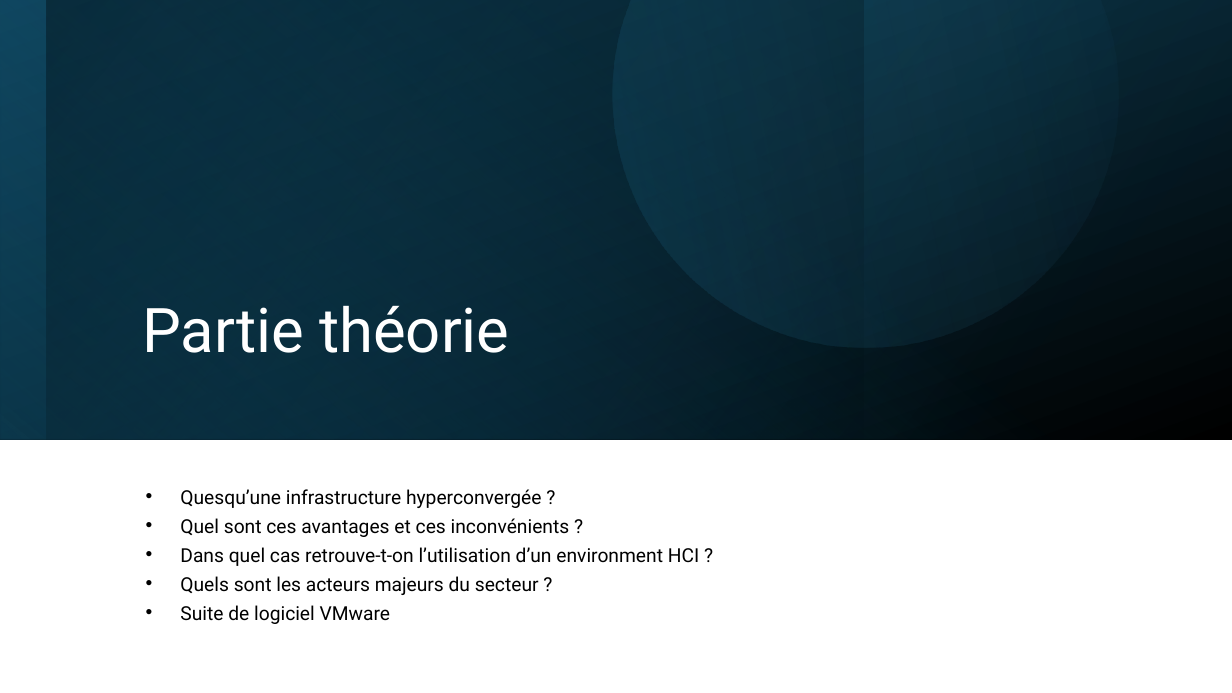
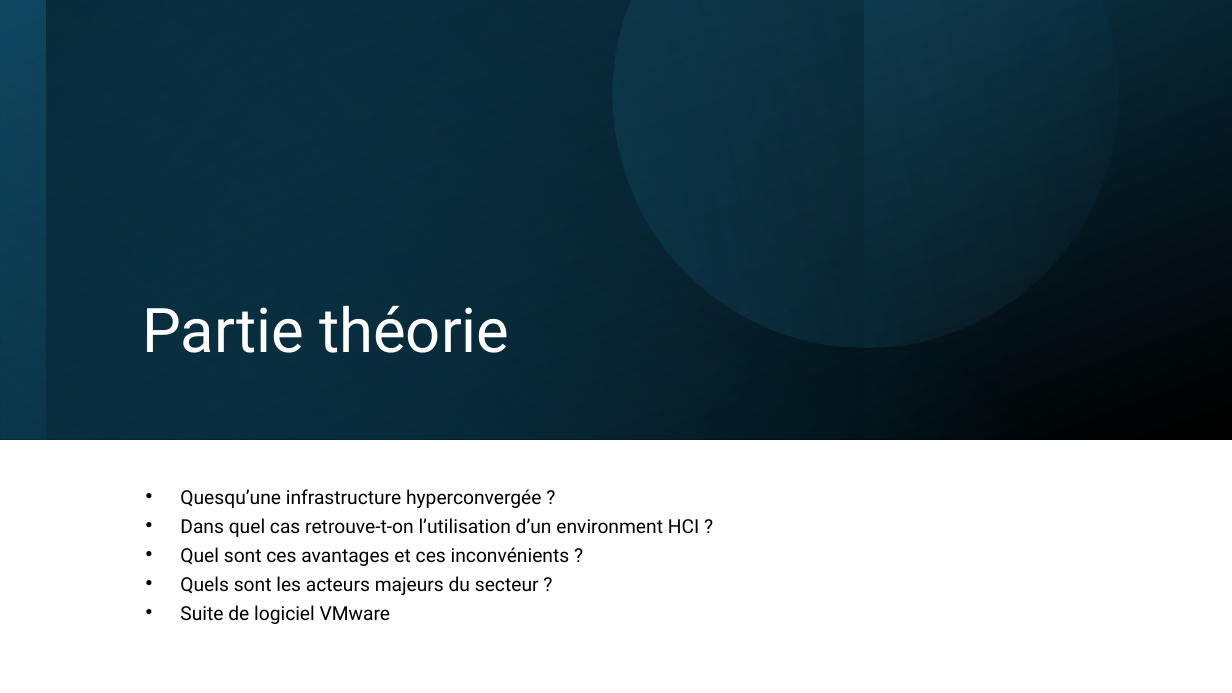
Before and after one commit to Vinc1347900/Stage_Henallux, a slide deck: slide 5 of TFE/DHAIMI_Vincent_PP_TFE.pptx. Drawn at 1232x693 pixels with LibreOffice and Linux fonts; fonts in the diff are those of the drawing. Boxes give left, top, right and bottom in pixels: in the first picture for what was removed or moved away, otherwise in the second. Text is boxed around its words. In the diff, an @@ line names an element or a change of style, - is before the commit and + after.

```diff
--- a/TFE/DHAIMI_Vincent_PP_TFE.pptx
+++ b/TFE/DHAIMI_Vincent_PP_TFE.pptx
@@ text at [180,518,699,537]: paragraph added @@
+• Dans quel cas retrouve-t-on l’utilisation d’un environment HCI ?
@@ text at [180,547,699,566]: paragraph removed @@
-• Dans quel cas retrouve-t-on l’utilisation d’un environment HCI ?
```
Also in this commit, not shown: 10 other slides changed, 4 slides added, 5 slides removed, 4 other files.
